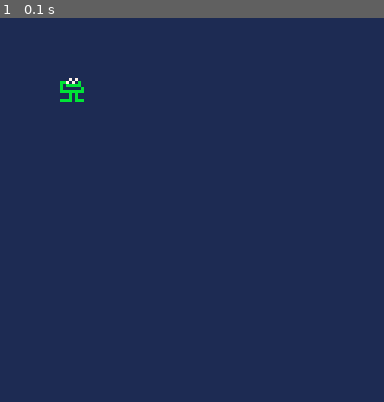
Above: before the commit, frame 1.
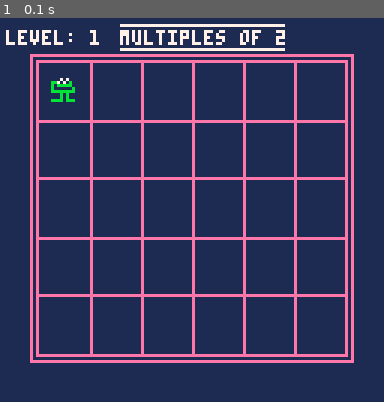
Above: after the commit, the same moment.

Repository: LachlanRidley/pico-toys
Game: PICO-8 cartridge muncher.p8
Two runs of this game, one before a commit and one after it. Both use one fixed random seed, a clock stepped at 60 frames per second and the inputs below.
Inputs:
- Up to frame 1 (0.1 s): no input

The runs differ from the first frame. In frame 1, 12% of the frame differs, in the area x 1-93%, y 1-90%.

Commit message:
Add board to pico-munchers

Diff:
--- a/muncher.p8
+++ b/muncher.p8
@@ -1,9 +1,47 @@
 pico-8 cartridge // http://www.pico-8.com
 version 42
 __lua__
+board_width=107
+board_height=102
+
 function _draw()
 	cls(1)
-	spr(1,20,20)
+	spr(1,17,20)
+
+	x1=(127-board_width)/2
+	y1=(127-board_height)/2
+	x2=(127+board_width)/2
+	y2=(127+board_height)/2
+
+
+	rect(x1,y1,x2,y2,14)
+	rect(x1+2,y1+2,x2-2,y2-2,14)
+
+	dy=(board_height-4) / 5
+	for i=1,5 do
+		local y=y1+2+(dy*i)
+		line(x1+2,y,x2-2,y,14)
+	end
+
+	dx=(board_width-4) / 6
+	for i=1,6 do
+		local x=x1+3+(dx*i)
+		line(x,y1+2,x,y2-2,14)
+	end
+
+
+	--rect(12,17,115,115,14)
+
+	--line(12,30,115,30,14)
+	--line(12,50,115,50,14)
+	--line(12,70,115,70,14)
+	--line(12,90,115,90,14)
+
+	print("level: 1",2,4,7)
+
+	line(40,2,94,2,7)
+	print("multiples of 2",40,4,7)
+	line(40,10,94,10,7)
 end
 __gfx__
 00000000000707000007070000000000000000000000000000000000000000000000000000000000000000000000000000000000000000000000000000000000
